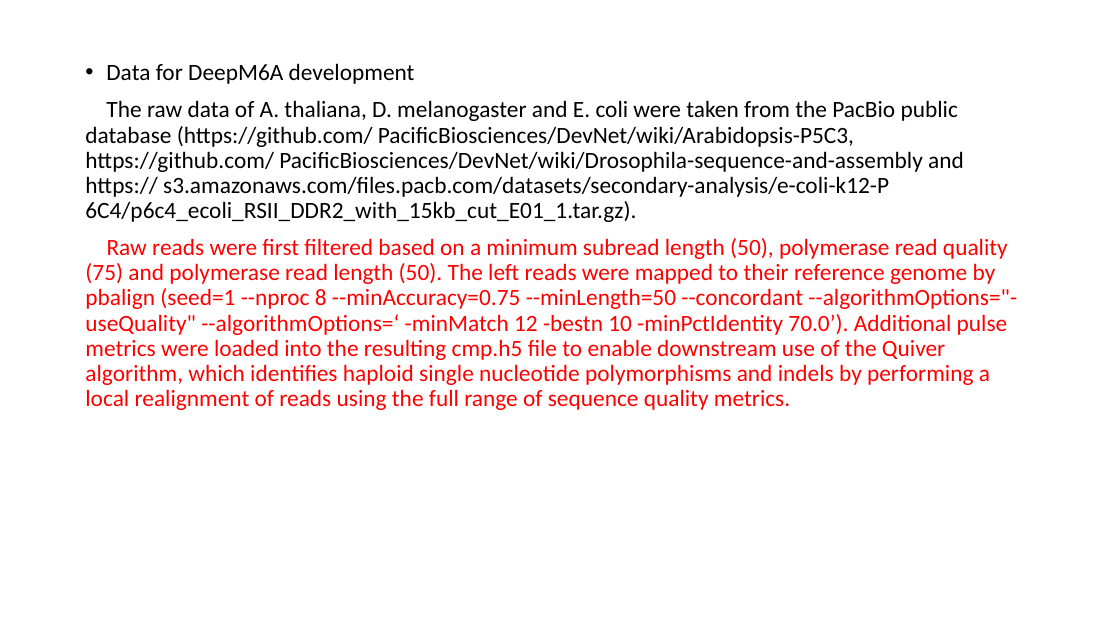
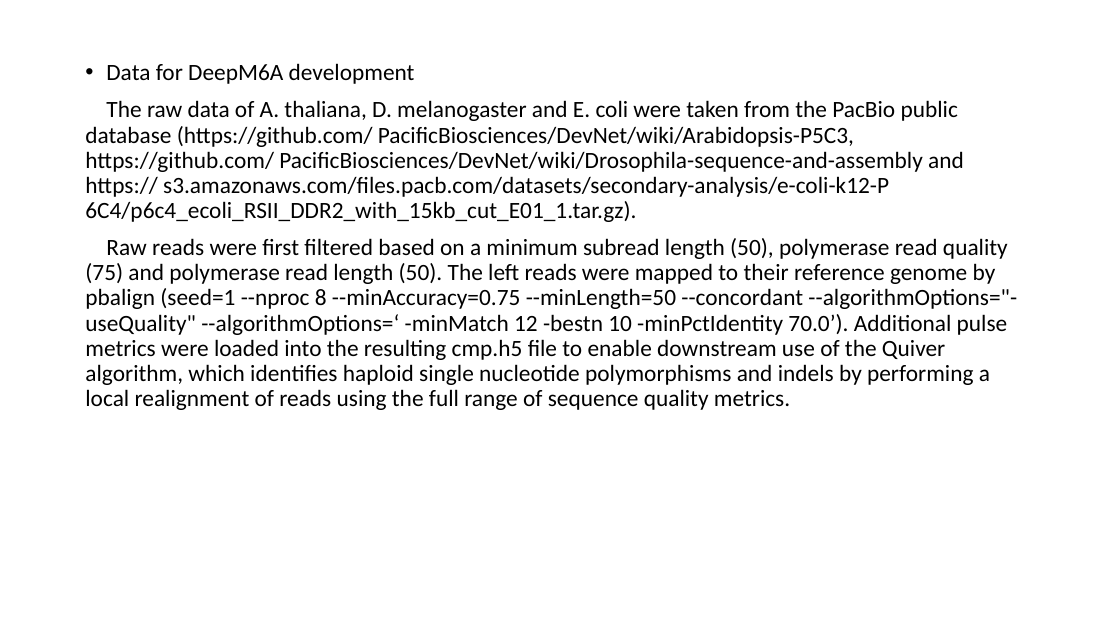
Before and after one commit to YanChengHuang/paper_implement, a slide deck: slide 4 of DeepM6A/presentation/DeepM6A_meth.pptx. Drawn at 1120x630 pixels with LibreOffice and Linux fonts; fonts in the diff are those of the drawing. Boxes give left, top, right and bottom in pixels: in the first picture for what was removed or moved away, otherwise in the second. Text is boxed around its words. In the diff, an @@ line names an element or a change of style, - is before the commit and + after.

```diff
--- a/DeepM6A/presentation/DeepM6A_meth.pptx
+++ b/DeepM6A/presentation/DeepM6A_meth.pptx
@@ text at <box>85,238,1017,410</box>: text colour #FF0000 to #000000 in "Raw reads were first filtered based on ..." @@
```
Also in this commit, not shown: 1 other file.
